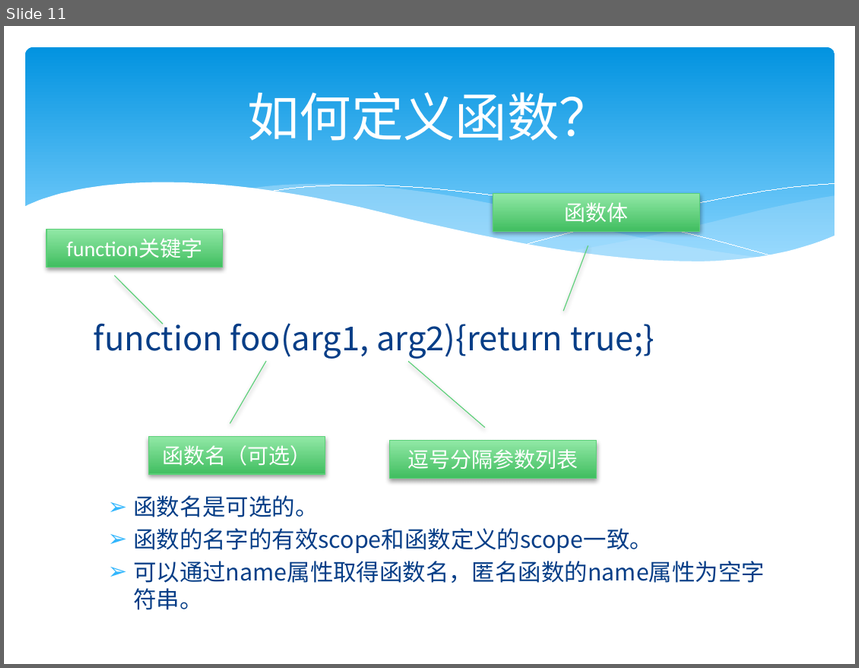
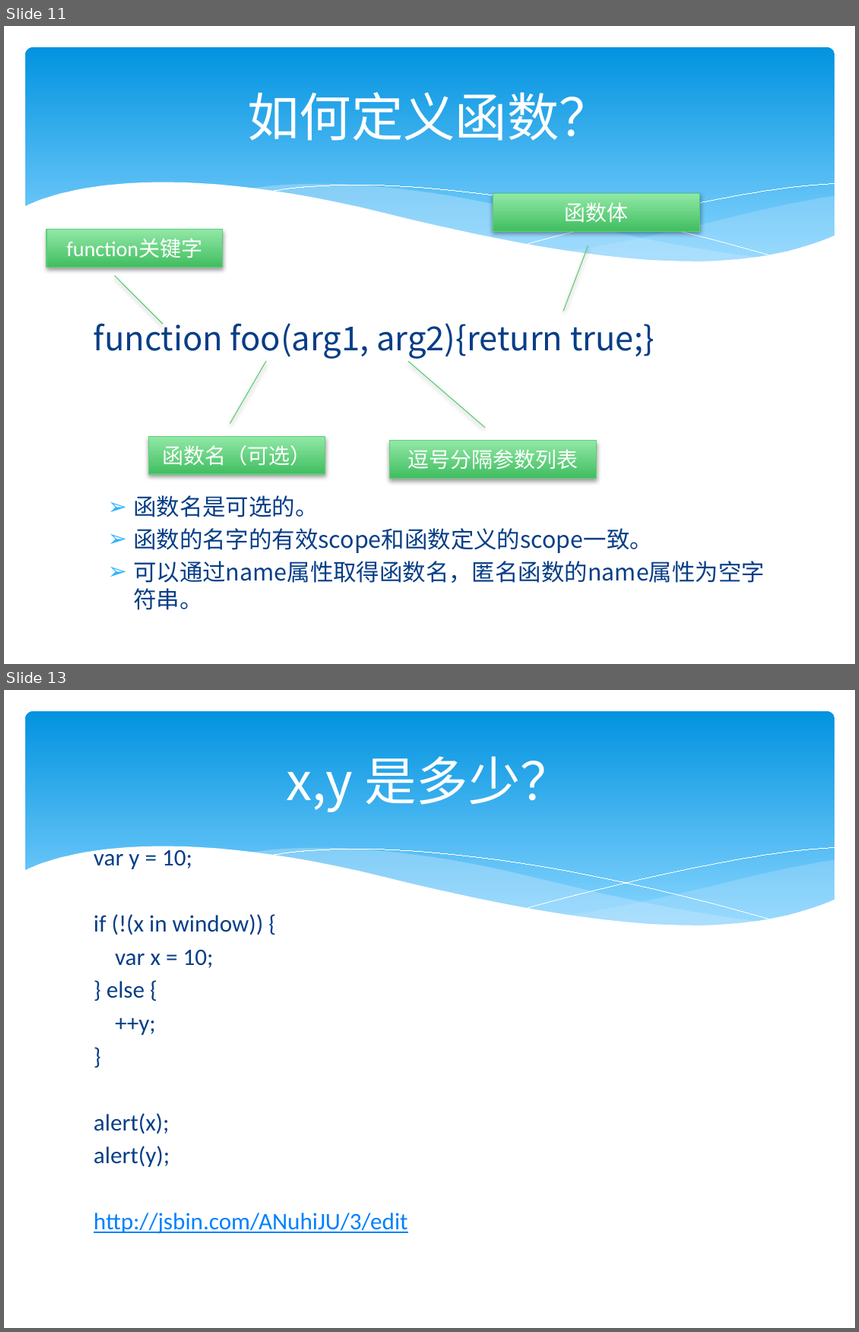
Before and after one commit to zjumty/jsfunc_training, a slide deck: JavaScriptFunctionObject.pptx. Shown one above the other, each under a label of ours: slide 11 before the commit, slides 11 and 13 after it; the slides between them are not shown. The pictures are 859x668 and 859x1332 pixels, drawn with LibreOffice and Linux fonts; fonts in the diff are those of the drawing. Boxes give left, top, right and bottom in pixels: in the first picture for what was removed or moved away, otherwise in the second. Text is boxed around its words. In the diff, an @@ line names an element or a change of style, - is before the commit and + after.

```diff
--- a/JavaScriptFunctionObject.pptx
+++ b/JavaScriptFunctionObject.pptx
@@ slide 13 added at bbox=[4, 690, 855, 1328], background #FFFFFF; not listed: 6 template elements that a slide beside it also shows @@
@@ title added at bbox=[287, 756, 572, 812], 44 pt, text #FFFFFF @@
+x,y 是多少？
@@ text added at bbox=[94, 846, 408, 1234], 20 pt, text #073E87 @@
+var y = 10;
+if (!(x in window)) {
+var x = 10;
+} else {
+++y;
+}
+alert(x);
+alert(y);
+http://jsbin.com/ANuhiJU/3/edit
```
Also in this commit, not shown: 1 other slide added, 3 other files.
